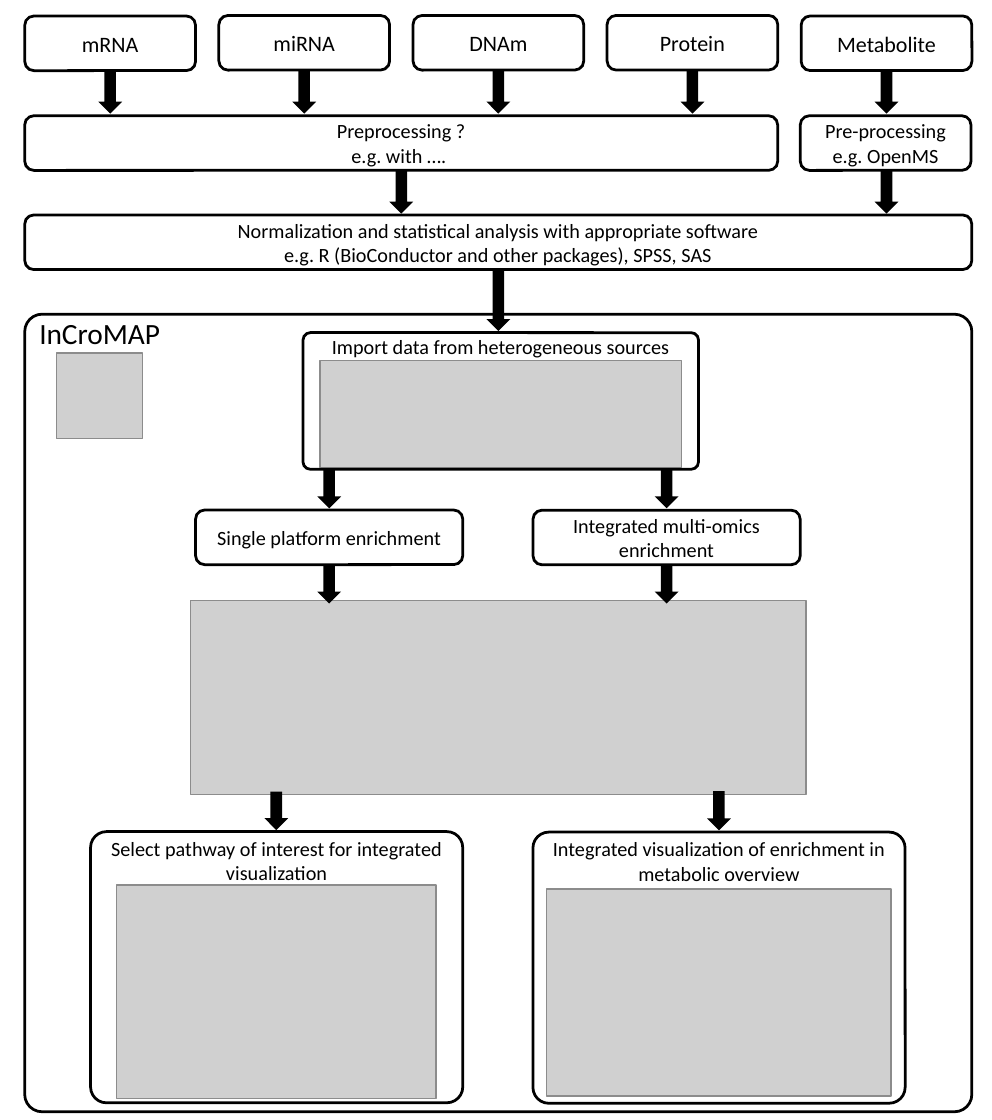
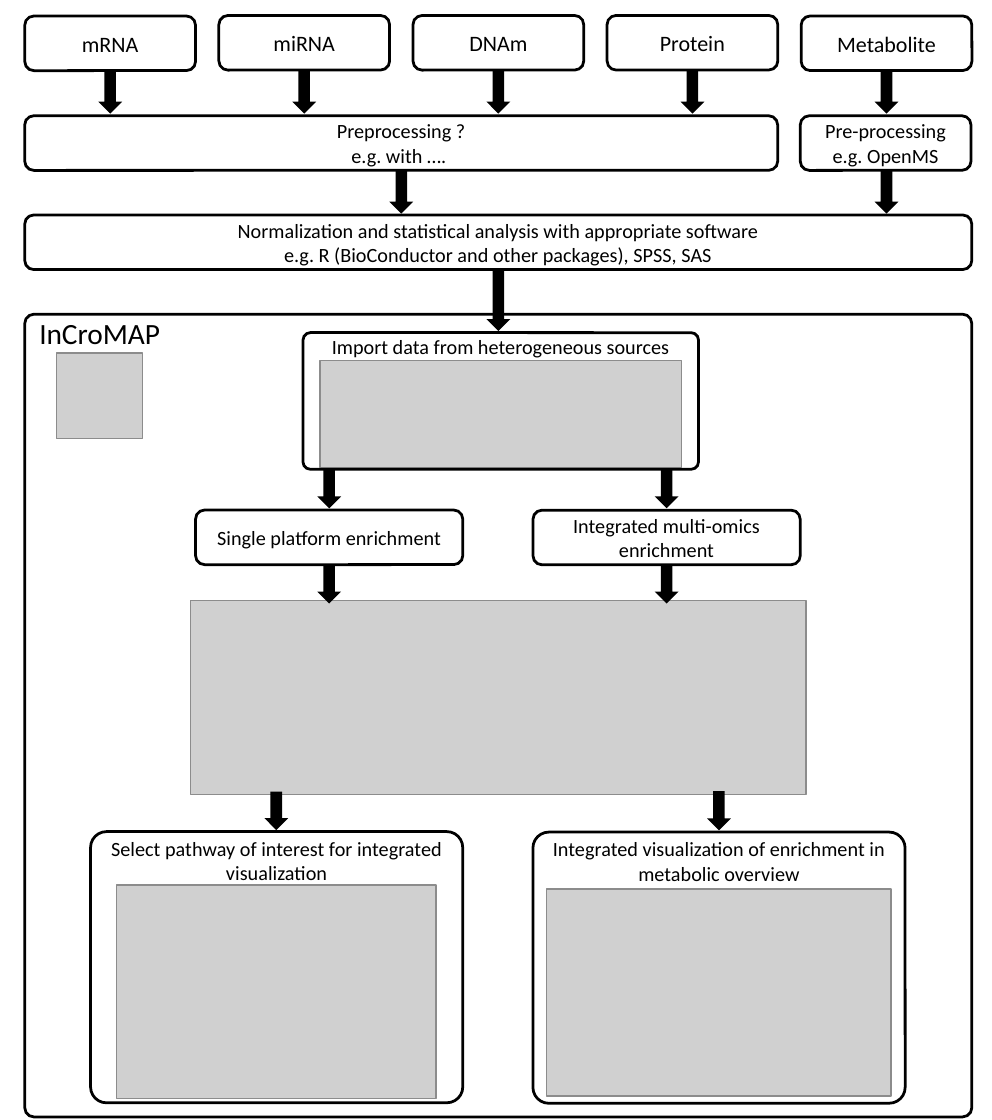
Before and after one commit to draeger-lab/InCroMAP, a slide deck: slide 1 of doc/Publications/JChromatogrB-InCroMAP/InCroMAP_workflow.pptx. Drawn at 992x1120 pixels with LibreOffice and Linux fonts; fonts in the diff are those of the drawing; grey boxes stand for pictures. Boxes give left, top, right and bottom in pixels: in the first picture for what was removed or moved away, otherwise in the second. Text is boxed around its words. In the diff, an @@ line names an element or a change of style, - is before the commit and + after.

```diff
--- a/doc/Publications/JChromatogrB-InCroMAP/InCroMAP_workflow.pptx
+++ b/doc/Publications/JChromatogrB-InCroMAP/InCroMAP_workflow.pptx
@@ rounded rectangle: place and size @@
-rounded rectangle at box(25, 315, 972, 1112)
+rounded rectangle at box(25, 315, 972, 1118)
@@ rounded rectangle at box(25, 315, 972, 1118): proportions changed @@
```
Also in this commit, not shown: 1 other file.
